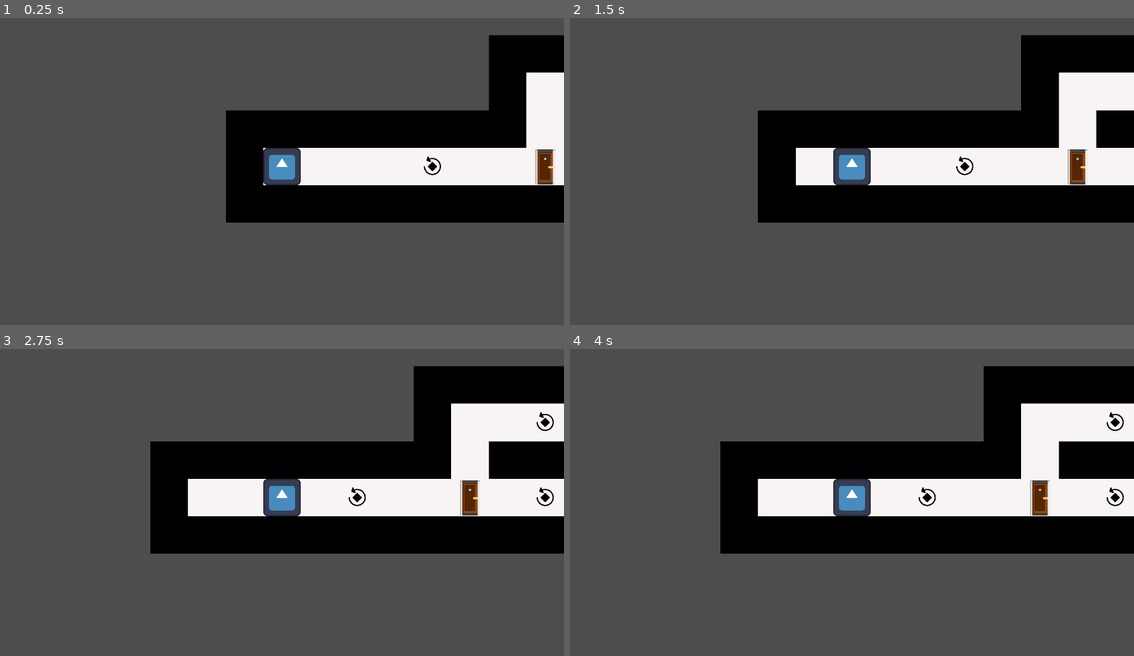
Above: before the commit, frames 1-4 (two rows, left to right).
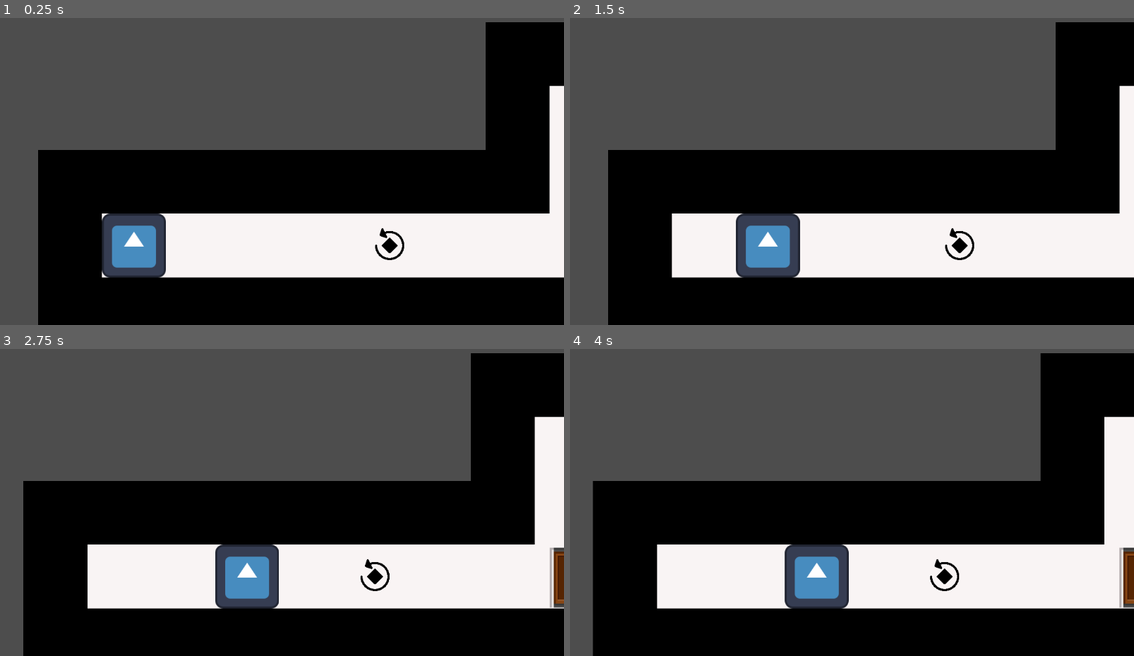
Above: after the commit, the same moments.

Repository: CCantale/MatterOfTime2024
Game: Godot game, scene res://Main/World.tscn
Two runs of this game, one before a commit and one after it. Both use one fixed random seed, a clock stepped at 60 frames per second and the inputs below. The engine's default icon, where the game draws it, is replaced by a stand-in: a white triangle on a blue panel in a dark square.
Inputs:
- Up to frame 1 (0.25 s): no input
- Up to frame 2 (1.5 s): tap Enter at 0.5 s; hold Right (ui_right) 0.53-1.28 s; tap Space at 1.25 s; hold Down (ui_down) from 1.28 s (still down)
- Up to frame 3 (2.75 s): tap Enter at 2 s; release Down (ui_down) at 2.03 s; hold Right (ui_right) from 2.03 s (still down)
- Up to frame 4 (4 s): release Right (ui_right) at 2.78 s; hold Up (ui_up) 2.78-3.53 s; tap Space at 3.5 s; hold Left (ui_left) from 3.53 s (still down)

The runs differ from the first frame. In frame 1, 54% of the frame differs, in the area x 6-100%, y 1-100%; in frame 2, 57%; in frame 3, 60%; in frame 4, 60%, in the area x 4-100%, y 1-100%.

Commit message:
Camera tests. Nothing was satisfying enough
I should probably make invisible tiles connected to animations. Fixed camera, of course.
const dictionary = {
		timePosition: animationToPlay,
		...
	}

Diff:
--- a/Main/World.gd
+++ b/Main/World.gd
@@ -1,10 +1,13 @@
 extends Node2D
 
-const dir = preload("res://Global/enumDirections.gd")
+const dir = preload("res://Scripts/enumDirections.gd")
+const cam = preload("res://Scripts/cameraMovements.gd")
 
+const INITIAL_CAMERA_POSITION = Vector2(702.74, 346.141)
+const INITIAL_CAMERA_ZOOM = 1.7
 var obstacles: Array[Vector2i] = []
 var timeCanMove = true
-var timeLastposition : Vector2
+var timeLastPosition : Vector2
 
 func _ready():
 	var obstaclesLayer : int
@@ -13,16 +16,28 @@
 		if ($TileMap.get_layer_name(layerID) == "Obstacles"):
 			obstaclesLayer = layerID
 	self.obstacles = $TileMap.get_used_cells(obstaclesLayer)
+	reset()
 
 func reset():
 	$Time.reset()
 	$TileMap.reset()
+	#$Camera2D.position = INITIAL_CAMERA_POSITION
+	$Time/Camera2D.zoom.x = INITIAL_CAMERA_ZOOM
+	$Time/Camera2D.zoom.y = INITIAL_CAMERA_ZOOM
 
 func _process(_delta):
 	if Input.is_action_just_pressed("ui_cancel"):
 		get_tree().quit()
 
+func moveCamera(timePosition: Vector2):
+	if (!cam.cameraMovements.has(timePosition)):
+		return
+	var animationName = self.cam.cameraMovements[timePosition]
 
+	if ($cameraAnimation.current_animation == self.cam.playForward[animationName]):
+		$cameraAnimation.play(animationName)
+	else:
+		$cameraAnimation.play_backwards(animationName)
 
 func _on_time_is_moving(timePosition, tileLength, direction):
 	var destination : Vector2
@@ -38,12 +53,16 @@
 	destination = $TileMap.local_to_map(destination)
 	if (obstacles.find(Vector2i(destination)) != -1):
 		timeCanMove = false
-	elif (Vector2i(destination) == $TileMap.local_to_map(timeLastposition)):
+	elif (Vector2i(destination) == $TileMap.local_to_map(timeLastPosition)):
 		timeCanMove = false
 		print("Time never walks backwards!")
 	else:
-		timeLastposition = timePosition
+		timeLastPosition = timePosition
 		timeCanMove = true
 
 func _on_time_died():
 	reset()
+
+
+func _on_time_entered_door(timePosition: Vector2):
+	moveCamera(timePosition)
--- a/Main/World.tscn
+++ b/Main/World.tscn
@@ -13,7 +13,7 @@
 0:0/0/physics_layer_0/angular_velocity = 0.0
 0:0/0/physics_layer_0/polygon_0/points = PackedVector2Array(-33.5, -55.5, 33.5, -55.5, 34, 64, -32.5, 64)
 0:0/0/custom_data_0 = &"door"
-1:0/next_alternative_id = 4
+1:0/next_alternative_id = 5
 1:0/0 = 0
 1:0/0/physics_layer_0/linear_velocity = Vector2(0, 0)
 1:0/0/physics_layer_0/angular_velocity = 0.0
@@ -39,7 +39,98 @@
 custom_data_layer_0/type = 21
 sources/0 = SubResource("TileSetAtlasSource_qgjdp")
 
+[sub_resource type="Animation" id="Animation_dafxs"]
+length = 0.001
+tracks/0/type = "value"
+tracks/0/imported = false
+tracks/0/enabled = true
+tracks/0/path = NodePath("Time/Camera2D:zoom")
+tracks/0/interp = 1
+tracks/0/loop_wrap = true
+tracks/0/keys = {
+"times": PackedFloat32Array(0),
+"transitions": PackedFloat32Array(1),
+"update": 0,
+"values": [Vector2(1.7, 1.7)]
+}
+tracks/1/type = "value"
+tracks/1/imported = false
+tracks/1/enabled = true
+tracks/1/path = NodePath("Time/Camera2D:position")
+tracks/1/interp = 1
+tracks/1/loop_wrap = true
+tracks/1/keys = {
+"times": PackedFloat32Array(0),
+"transitions": PackedFloat32Array(1),
+"update": 0,
+"values": [Vector2(-3.57019, 141.472)]
+}
+
+[sub_resource type="Animation" id="Animation_4unyk"]
+resource_name = "Level 1-2"
+length = 4.0
+tracks/0/type = "value"
+tracks/0/imported = false
+tracks/0/enabled = false
+tracks/0/path = NodePath("Time/Camera2D:zoom")
+tracks/0/interp = 1
+tracks/0/loop_wrap = true
+tracks/0/keys = {
+"times": PackedFloat32Array(0, 1.5),
+"transitions": PackedFloat32Array(1, 1),
+"update": 0,
+"values": [Vector2(1.7, 1.7), Vector2(1.6, 1.6)]
+}
+tracks/1/type = "value"
+tracks/1/imported = false
+tracks/1/enabled = false
+tracks/1/path = NodePath("Time/Camera2D:position")
+tracks/1/interp = 1
+tracks/1/loop_wrap = true
+tracks/1/keys = {
+"times": PackedFloat32Array(0, 1.5),
+"transitions": PackedFloat32Array(1, 1),
+"update": 0,
+"values": [Vector2(702.74, 346.141), Vector2(1512.13, 180.062)]
+}
+
+[sub_resource type="Animation" id="Animation_vaant"]
+resource_name = "Level 2-3"
+length = 2.0
+tracks/0/type = "value"
+tracks/0/imported = false
+tracks/0/enabled = true
+tracks/0/path = NodePath("Time/Camera2D:zoom")
+tracks/0/interp = 1
+tracks/0/loop_wrap = true
+tracks/0/keys = {
+"times": PackedFloat32Array(0, 2),
+"transitions": PackedFloat32Array(1, 1),
+"update": 0,
+"values": [Vector2(1, 1), Vector2(0.9, 0.9)]
+}
+tracks/1/type = "value"
+tracks/1/imported = false
+tracks/1/enabled = false
+tracks/1/path = NodePath("Time/Camera2D:position")
+tracks/1/interp = 1
+tracks/1/loop_wrap = true
+tracks/1/keys = {
+"times": PackedFloat32Array(0, 2),
+"transitions": PackedFloat32Array(1, 1),
+"update": 0,
+"values": [Vector2(1512.13, 180.062), Vector2(2431, -63)]
+}
+
+[sub_resource type="AnimationLibrary" id="AnimationLibrary_nd5ho"]
+_data = {
+"Level 1-2": SubResource("Animation_4unyk"),
+"Level 2-3": SubResource("Animation_vaant"),
+"RESET": SubResource("Animation_dafxs")
+}
+
 [node name="World" type="Node2D"]
+position = Vector2(78, 525)
 script = ExtResource("1_kwi8g")
 
 [node name="TileMap" type="TileMap" parent="."]
@@ -58,6 +149,25 @@
 position = Vector2(320, 320)
 
 [node name="Camera2D" type="Camera2D" parent="Time"]
+position = Vector2(-3.57019, 141.472)
+rotation = -0.501604
+scale = Vector2(0.989259, 0.966994)
+skew = -0.038945
+offset = Vector2(300, -300)
+zoom = Vector2(1.7, 1.7)
+position_smoothing_enabled = true
+drag_horizontal_enabled = true
+drag_vertical_enabled = true
+drag_left_margin = 0.4
+drag_top_margin = 0.4
+drag_right_margin = 0.4
+drag_bottom_margin = 0.4
+
+[node name="cameraAnimation" type="AnimationPlayer" parent="."]
+libraries = {
+"": SubResource("AnimationLibrary_nd5ho")
+}
 
 [connection signal="died" from="Time" to="." method="_on_time_died"]
+[connection signal="entered_door" from="Time" to="." method="_on_time_entered_door"]
 [connection signal="is_moving" from="Time" to="." method="_on_time_is_moving"]
--- /dev/null
+++ b/Scripts/cameraMovements.gd
@@ -0,0 +1,10 @@
+#This links the player's position and the animation to play
+const cameraMovements = {
+	Vector2(1216, 320): "Level 1-2",
+	Vector2(1856, 192): "Level 2-3"
+}
+
+const playForward = {
+	"Level 1-2": "",
+	"Level 2-3": "Level 1-2"
+	}
--- a/Time/Time.gd
+++ b/Time/Time.gd
@@ -1,9 +1,10 @@
 extends CharacterBody2D
 
-const dir = preload("res://Global/enumDirections.gd")
+const dir = preload("res://Scripts/enumDirections.gd")
 
 signal is_moving(position : Vector2, tileLength : int, direction : int)
 signal died()
+signal entered_door(position: Vector2)
 
 const INITIAL_POSITION = Vector2(320, 320)
 var MAX_SAND = 5
@@ -14,7 +15,6 @@
 func _ready():
 	var defaultFrame : Texture2D = $AnimatedSprite2D.sprite_frames.get_frame_texture("default", 0)
 	self.step = defaultFrame.get_width()
-	reset()
 
 func reset():
 	self.position = INITIAL_POSITION
@@ -51,7 +51,7 @@
 			self.position.y += modY
 			decreaseSand()
 			isCollecting = false
-			print(self.sand)
+			print(self.position)
 
 func decreaseSand():
 	self.sand -= 1
@@ -70,6 +70,7 @@
 func enterDoor():
 	isCollecting = true
 	self.sand = MAX_SAND
+	entered_door.emit(self.position)
 
 func _on_area_2d_body_shape_entered(body_rid: RID, body: Node2D, _body_shape_index: int, _local_shape_index: int) -> void:
 	if (body is TileMap):
Not shown: 1 places in Main/World.tscn that only renumber resources
Renamed: Global/enumDirections.gd -> Scripts/enumDirections.gd
